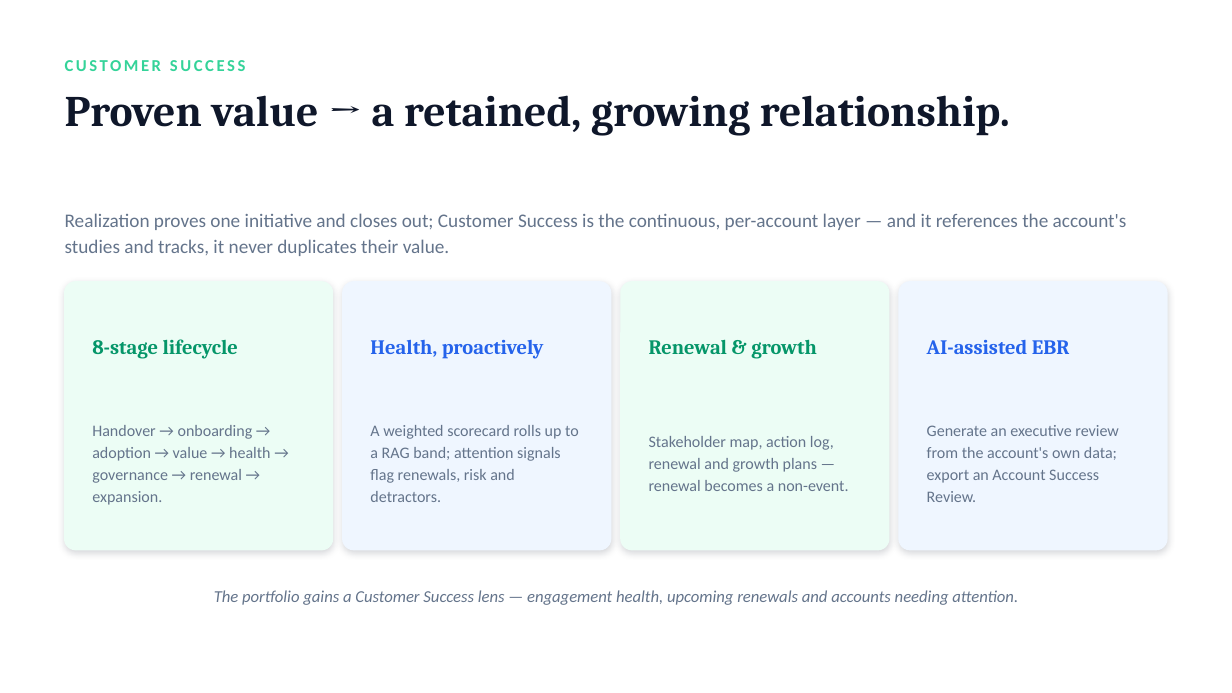
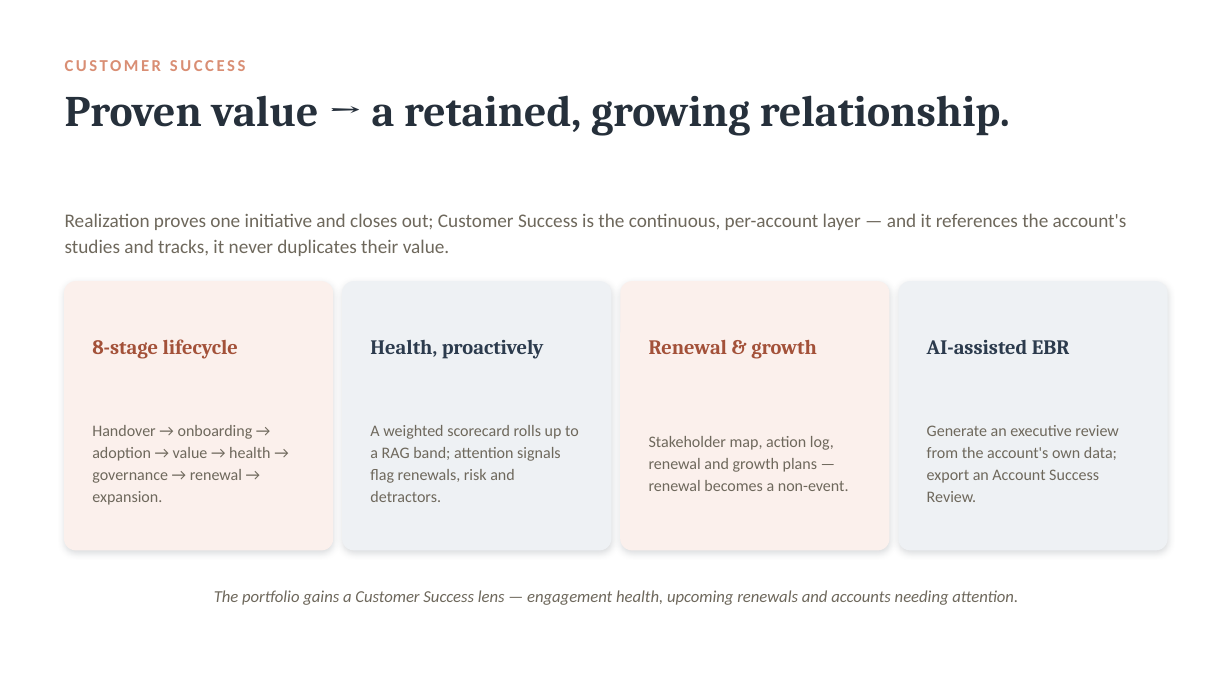
Before and after one commit to paulojorge1963/value-lifecycle-platform, a slide deck: slide 10 of demo-kit/ValueLifecycle-Solution-Overview.pptx. Drawn at 1232x693 pixels with LibreOffice and Linux fonts; fonts in the diff are those of the drawing. Boxes give left, top, right and bottom in pixels: in the first picture for what was removed or moved away, otherwise in the second. Text is boxed around its words. In the diff, an @@ line names an element or a change of style, - is before the commit and + after.

```diff
--- a/demo-kit/ValueLifecycle-Solution-Overview.pptx
+++ b/demo-kit/ValueLifecycle-Solution-Overview.pptx
@@ text "CUSTOMER SUCCESS" at <box>65,60,245,71</box>: text colour #34D399 to #D98E74 @@
@@ text "Proven value → a retained, ..." at <box>65,95,1010,136</box>: text colour #0F172A to #26303B @@
@@ rounded rectangle at <box>65,282,333,550</box>: fill #ECFDF5 to #FBF0EC; outline #ECFDF5 1 pt to #FBF0EC 1 pt; shadow changed @@
@@ rounded rectangle at <box>343,282,611,550</box>: fill #EFF6FF to #EEF1F4; outline #EFF6FF 1 pt to #EEF1F4 1 pt; shadow changed @@
@@ rounded rectangle at <box>621,282,889,550</box>: fill #ECFDF5 to #FBF0EC; outline #ECFDF5 1 pt to #FBF0EC 1 pt; shadow changed @@
@@ rounded rectangle at <box>899,282,1167,550</box>: fill #EFF6FF to #EEF1F4; outline #EFF6FF 1 pt to #EEF1F4 1 pt; shadow changed @@
@@ text "8-stage lifecycle" at <box>92,339,238,359</box>: text colour #059669 to #A35139 @@
@@ text "Health, proactively" at <box>370,340,544,359</box>: text colour #2563EB to #2C3B4D @@
@@ text "Renewal & growth" at <box>649,339,817,359</box>: text colour #059669 to #A35139 @@
@@ text "AI-assisted EBR" at <box>927,340,1070,354</box>: text colour #2563EB to #2C3B4D @@
@@ text colour #64748B to #6E685C in 6 elements at <box>65,213,1127,256</box>, <box>92,425,271,505</box>, <box>370,425,579,502</box>, <box>649,436,849,491</box>, <box>927,425,1119,502</box>, <box>214,590,1018,605</box> @@
```
Also in this commit, not shown: 14 other slides changed, 16 other files.
